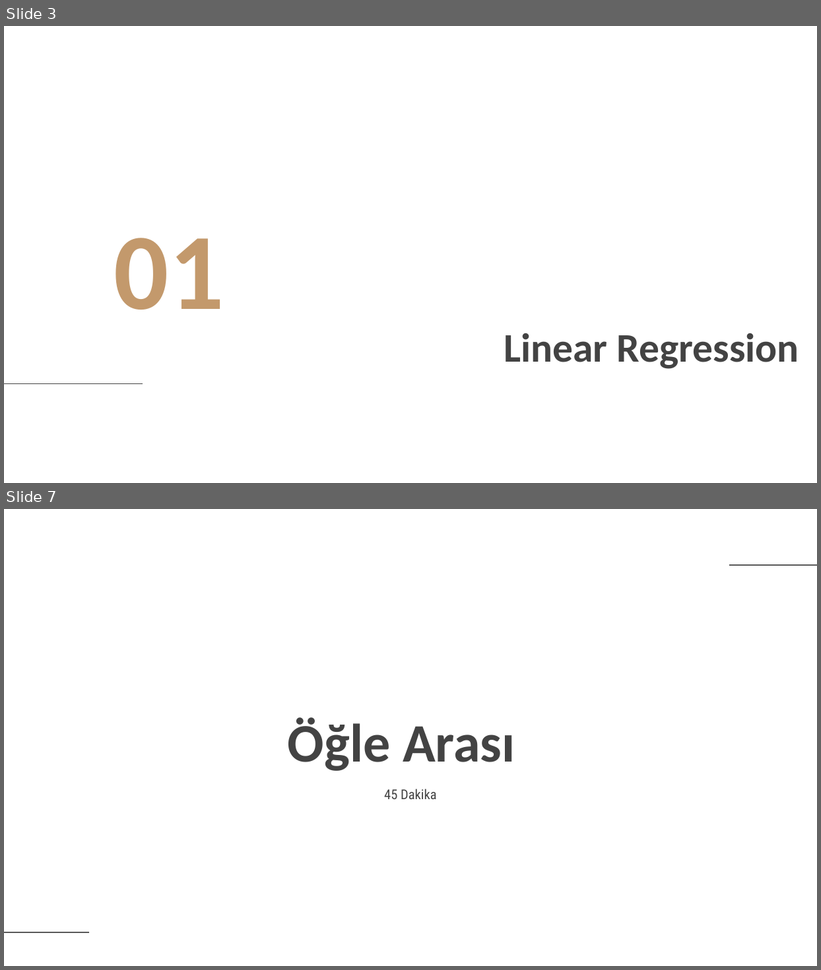
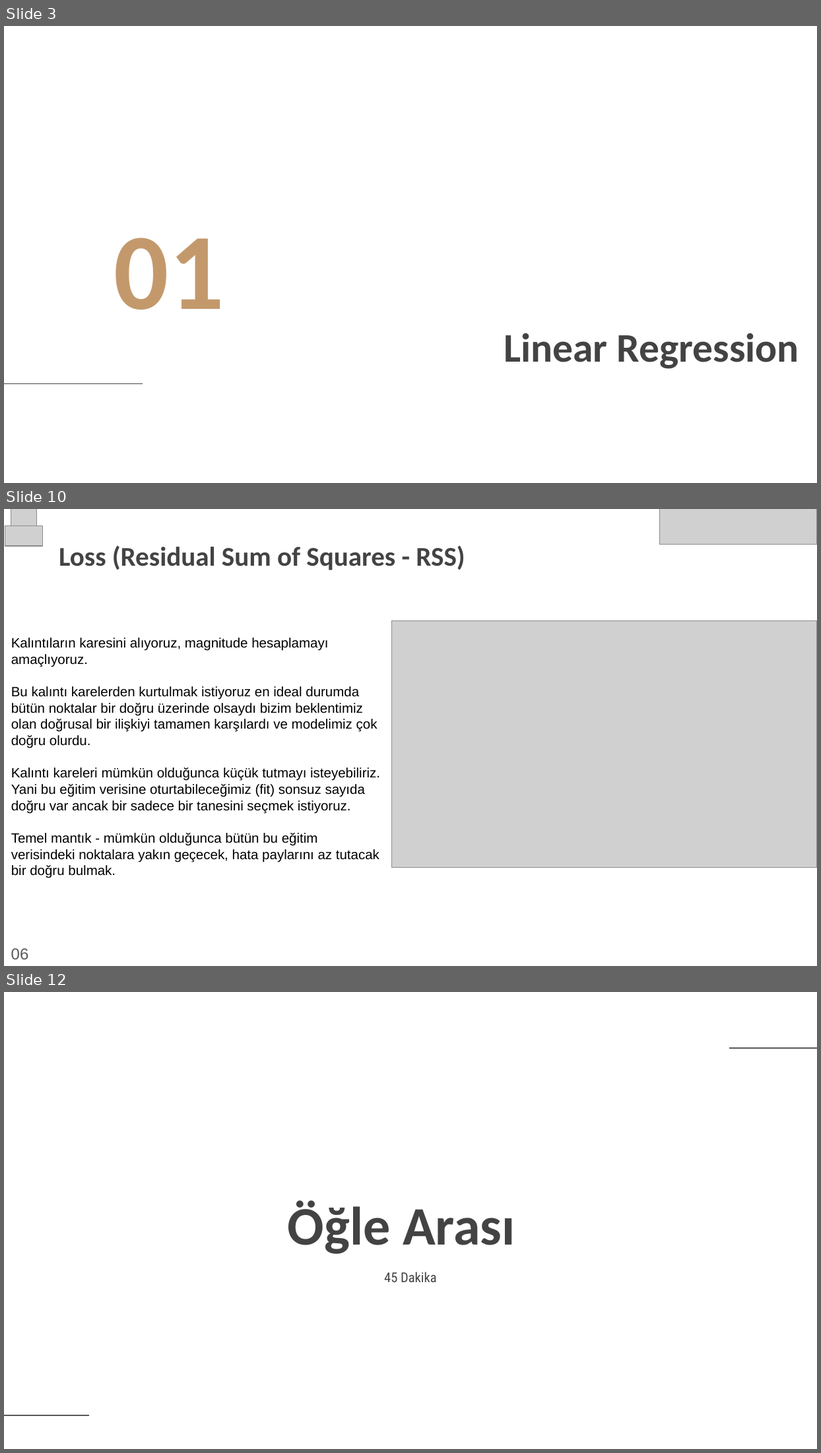
Before and after one commit to glosaCarbon/kodluyoruz_carbon_veri_bilimi_bootcamp, a slide deck: week3/Kodluyoruz_Carbon_Bootcamp_Week03.pptx. Shown one above the other, each under a label of ours: slides 3 and 7 before the commit, slides 3, 10 and 12 after it; the slides between them are not shown. The pictures are 821x970 and 821x1453 pixels, drawn with LibreOffice and Linux fonts; fonts in the diff are those of the drawing; grey boxes stand for pictures; background and template pictures are left out. Boxes give left, top, right and bottom in pixels: in the first picture for what was removed or moved away, otherwise in the second. Text is boxed around its words. In the diff, an @@ line names an element or a change of style, - is before the commit and + after.

```diff
--- a/week3/Kodluyoruz_Carbon_Bootcamp_Week03.pptx
+++ b/week3/Kodluyoruz_Carbon_Bootcamp_Week03.pptx
@@ slide 10 added at <box>4,509,817,966</box>, background picture (left out) @@
@@ picture added at <box>5,526,42,547</box> @@
@@ picture added at <box>11,509,38,534</box> @@
@@ picture added at <box>660,509,817,545</box> @@
@@ title added at <box>59,545,465,570</box>, 24 pt, text #434343, bold @@
+Loss (Residual Sum of Squares - RSS)
@@ picture added at <box>392,621,817,869</box> @@
@@ text added at <box>11,638,380,879</box>, 12 pt, text #000000 @@
+Kalıntıların karesini alıyoruz, magnitude hesaplamayı amaçlıyoruz.
+Bu kalıntı karelerden kurtulmak istiyoruz en ideal durumda bütün noktalar bir doğru üzerinde olsaydı bizim beklentimiz olan doğrusal bir ilişkiyi tamamen karşılardı ve modelimiz çok doğru olurdu.
+Kalıntı kareleri mümkün olduğunca küçük tutmayı isteyebiliriz.
+Yani bu eğitim verisine oturtabileceğimiz (fit) sonsuz sayıda doğru var ancak bir sadece bir tanesini seçmek istiyoruz.
+Temel mantık - mümkün olduğunca bütün bu eğitim verisindeki noktalara yakın geçecek, hata paylarını az tutacak bir doğru bulmak.
@@ text added at <box>11,949,29,960</box>, 14 pt, text #595959 @@
+06
@@ what was slide 7 is now slide 12 @@
```
Also in this commit, not shown: 1 slide changed, 11 other slides added, 2 slides removed.
